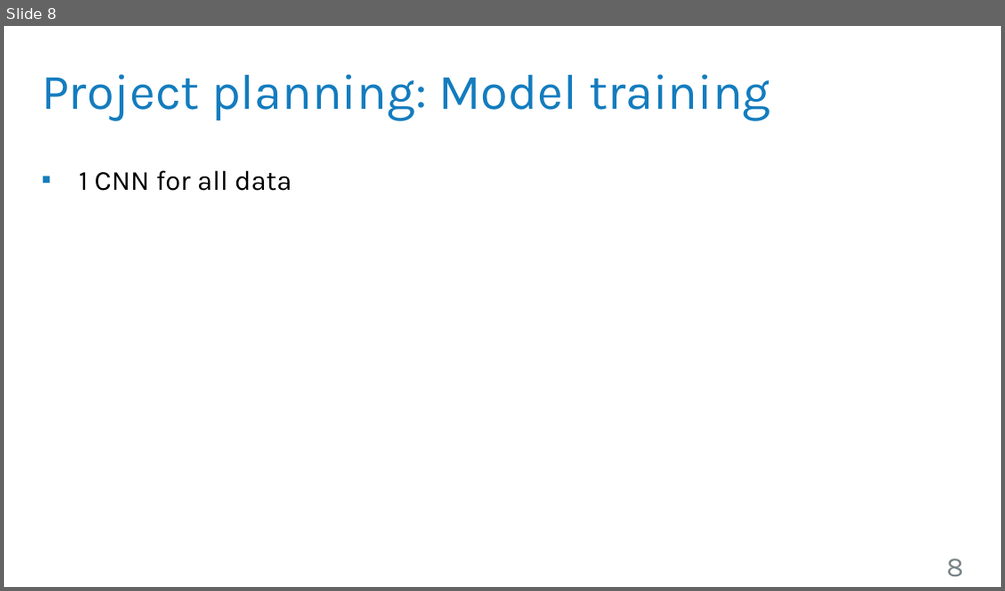
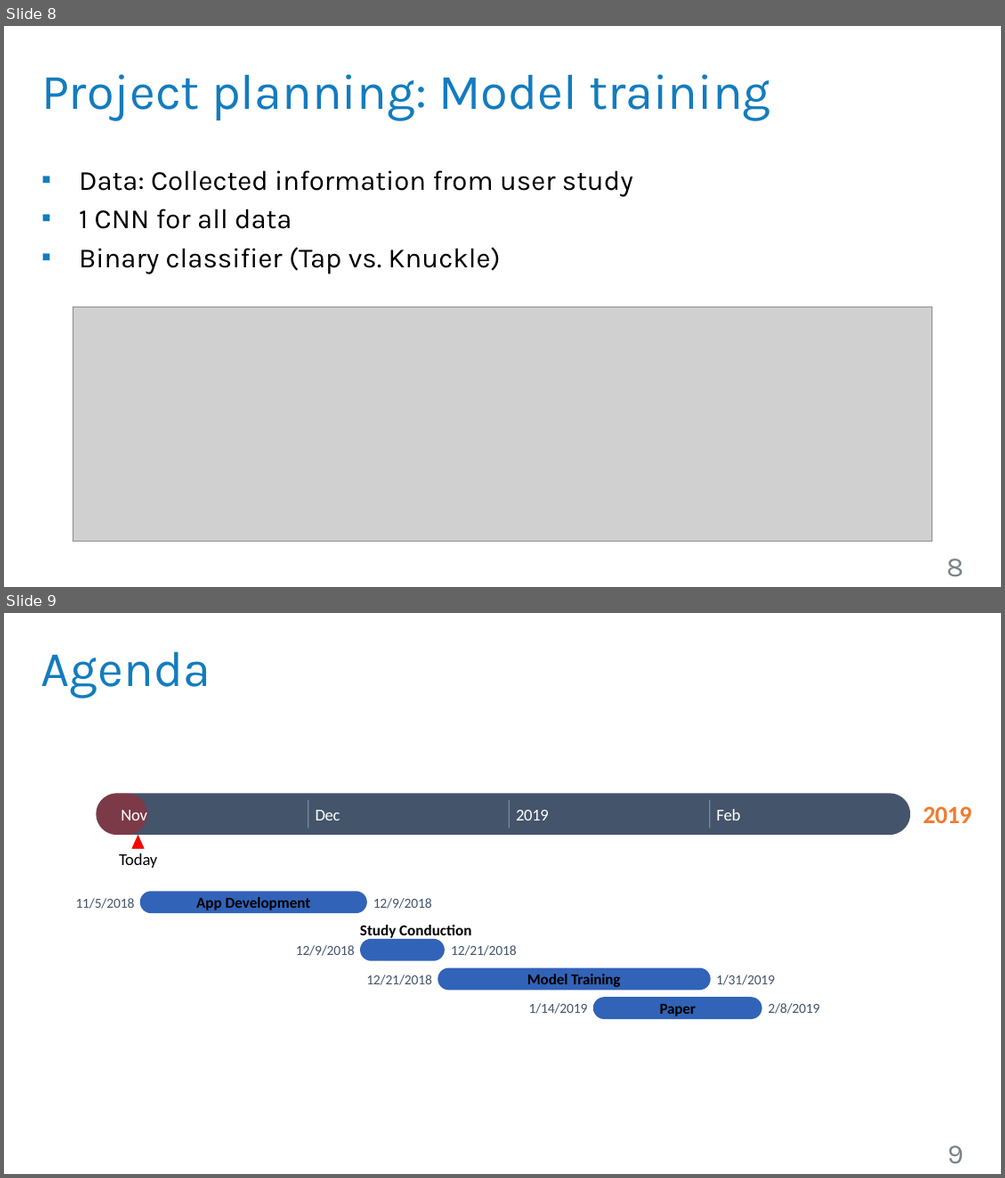
Before and after one commit to robsch94/FaPraKnuckleInput, a slide deck: FirstPresentation.pptx. Shown one above the other, each under a label of ours: slide 8 before the commit, slides 8 and 9 after it. The pictures are 1005x591 and 1005x1178 pixels, drawn with LibreOffice and Linux fonts; fonts in the diff are those of the drawing; grey boxes stand for pictures; background and template pictures are left out. Boxes give left, top, right and bottom in pixels: in the first picture for what was removed or moved away, otherwise in the second. Text is boxed around its words. In the diff, an @@ line names an element or a change of style, - is before the commit and + after.

```diff
--- a/FirstPresentation.pptx
+++ b/FirstPresentation.pptx
@@ slide 9 added at bbox=[4, 613, 1001, 1174], background #FFFFFF @@
@@ text added at bbox=[41, 651, 210, 698], 36 pt, text #137CBE @@
+Agenda
@@ rounded rectangle added at bbox=[96, 794, 910, 835], fill #44546A @@
@@ rounded rectangle added at bbox=[96, 794, 146, 835], fill #FF0000 at 30% opacity @@
@@ text added at bbox=[121, 806, 147, 825], 12 pt, text #FFFFFF @@
+Nov
@@ line added from (308, 801) to (308, 827), #FFFFFF 0.75 pt @@
@@ text added at bbox=[316, 810, 340, 820], 12 pt, text #FFFFFF @@
+Dec
@@ line added from (509, 801) to (509, 827), #FFFFFF 0.75 pt @@
@@ text added at bbox=[516, 810, 549, 820], 12 pt, text #FFFFFF @@
+2019
@@ line added from (710, 801) to (710, 827), #FFFFFF 0.75 pt @@
@@ text added at bbox=[716, 809, 740, 820], 12 pt, text #FFFFFF @@
+Feb
@@ text added at bbox=[922, 806, 971, 823], 18 pt, text #ED7D31, bold @@
+2019
@@ triangle added at bbox=[131, 835, 144, 848], fill #FF0000 @@
@@ text added at bbox=[119, 853, 157, 868], 12 pt, text #000000 @@
+Today
@@ text added at bbox=[76, 898, 135, 908], 10 pt, text #44546A @@
+11/5/2018
@@ rounded rectangle added at bbox=[139, 891, 367, 913], fill #3163B8 @@
@@ text added at bbox=[196, 897, 311, 910], 11 pt, text #000000, bold @@
+App Development
@@ text added at bbox=[373, 898, 432, 908], 10 pt, text #44546A @@
+12/9/2018
@@ text added at bbox=[360, 925, 471, 940], 11 pt, text #000000, bold @@
+Study Conduction
@@ text added at bbox=[296, 945, 355, 956], 10 pt, text #44546A @@
+12/9/2018
@@ rounded rectangle added at bbox=[360, 939, 445, 961], fill #3163B8 @@
@@ text added at bbox=[451, 945, 517, 956], 10 pt, text #44546A @@
+12/21/2018
@@ text added at bbox=[366, 974, 432, 985], 10 pt, text #44546A @@
+12/21/2018
@@ rounded rectangle added at bbox=[437, 968, 711, 989], fill #3163B8 @@
@@ text added at bbox=[527, 973, 621, 987], 11 pt, text #000000, bold @@
+Model Training
@@ text added at bbox=[716, 974, 775, 985], 10 pt, text #44546A @@
+1/31/2019
@@ text added at bbox=[529, 1003, 588, 1013], 10 pt, text #44546A @@
+1/14/2019
@@ rounded rectangle added at bbox=[593, 997, 761, 1019], fill #3163B8 @@
@@ text added at bbox=[660, 1004, 696, 1016], 11 pt, text #000000, bold @@
+Paper
@@ text added at bbox=[768, 1003, 819, 1013], 10 pt, text #44546A @@
+2/8/2019
@@ page number added at bbox=[947, 1145, 963, 1164], 20 pt, text #788388 @@
+9
@@ slide 8 changed as well @@
@@ text at bbox=[79, 170, 633, 197]: paragraph added @@
+▪ Data: Collected information from user study
@@ text at bbox=[79, 247, 501, 274]: paragraph added @@
+▪ Binary classifier (Tap vs. Knuckle)
@@ picture added at bbox=[73, 307, 932, 541] @@
```
Also in this commit, not shown: 6 other slides changed, 2 other slides added, 3 slides removed.
